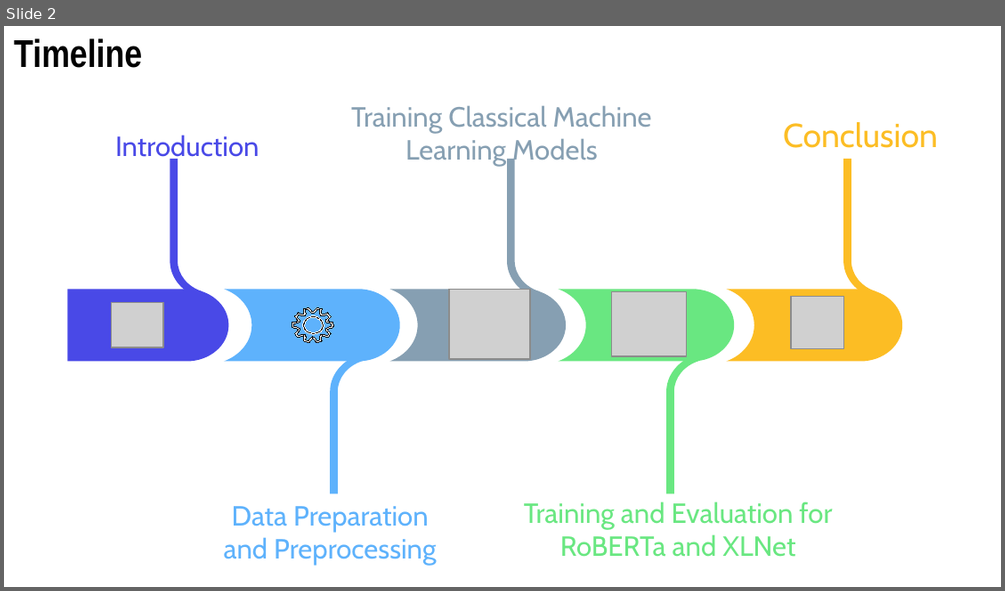
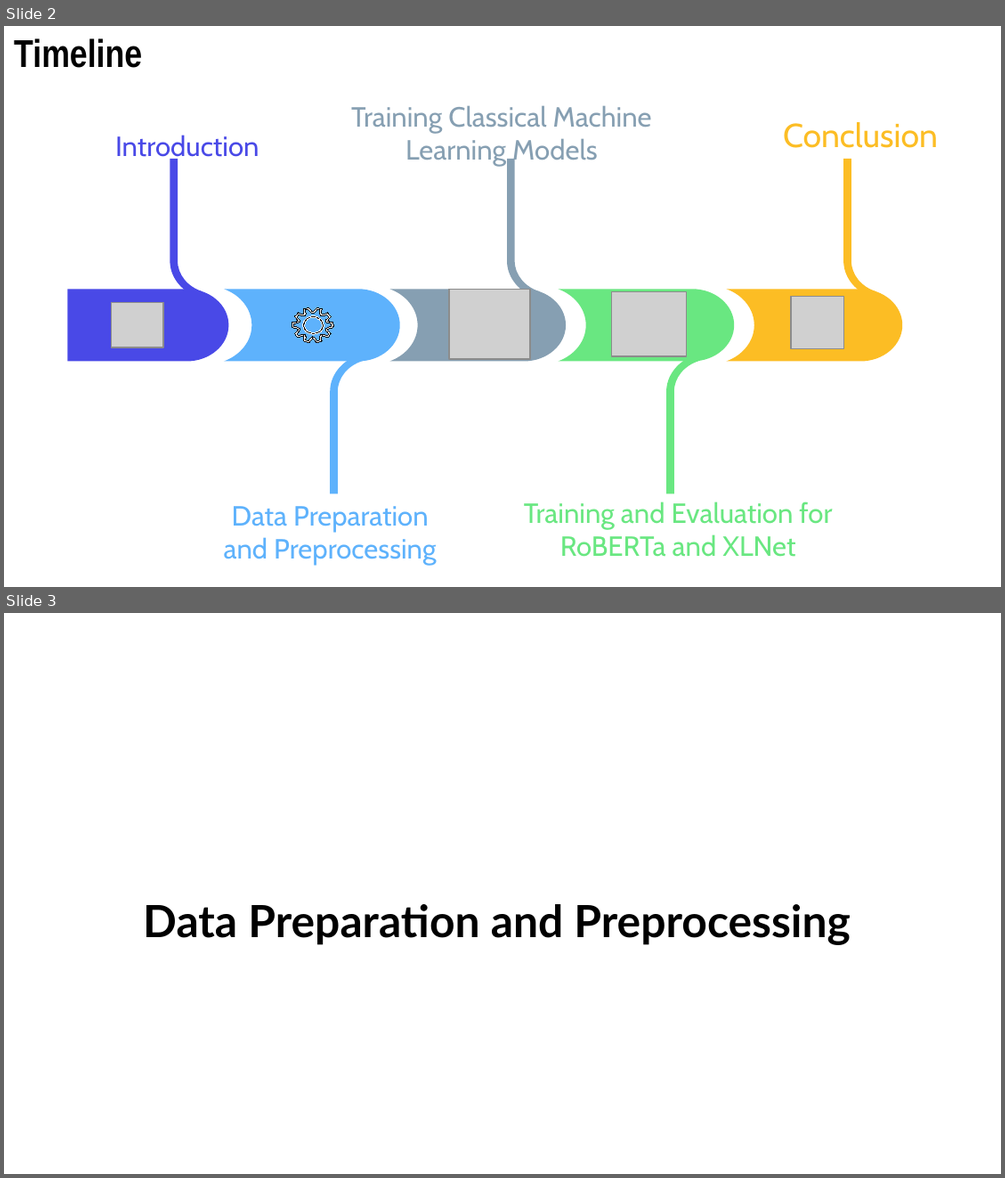
Before and after one commit to elghallali/Customer-Reviews-Classification, a slide deck: reports/Machine Learning Infographics by Slidesgo.pptx. Shown one above the other, each under a label of ours: slide 2 before the commit, slides 2 and 3 after it. The pictures are 1005x591 and 1005x1178 pixels, drawn with LibreOffice and Linux fonts; fonts in the diff are those of the drawing; grey boxes stand for pictures. Boxes give left, top, right and bottom in pixels: in the first picture for what was removed or moved away, otherwise in the second. Text is boxed around its words. In the diff, an @@ line names an element or a change of style, - is before the commit and + after.

```diff
--- a/reports/Machine Learning Infographics by Slidesgo.pptx
+++ b/reports/Machine Learning Infographics by Slidesgo.pptx
@@ slide 3 added at (x1=4, y1=613, x2=1001, y2=1174), background #FFFFFF @@
@@ title added at (x1=143, y1=904, x2=850, y2=945), 32 pt, text #000000, bold @@
+Data Preparation and Preprocessing
```
Also in this commit, not shown: 23 slides changed, 15 other slides added, 1 slide removed, 16 other files.
